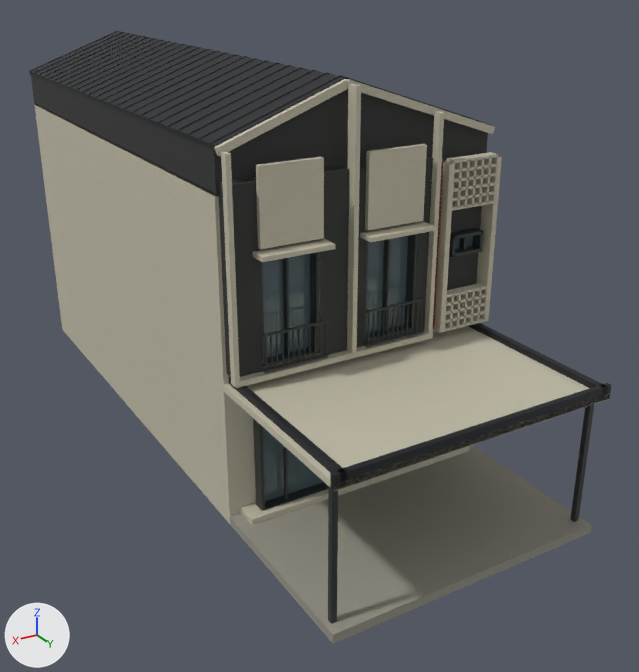
What one commit did to the glTF model assets/models/elmina-house/elmina-intermediate.glb.
Camera for both pictures: a camera (50 mm lens) standing at (9.29, 17.95, 10.7) and looking at (-0.69, 1.32, 2.38). The lights are fixed; the arrows at lower left show +X, +Y and +Z. The picture after the commit comes second.

Objects in the first picture: 'Charcoal facade', 'Graphite roof', 'Porch concrete', 'Powder coated frames', 'Smoked blue glazing', 'Warm ivory render' and 1 more.
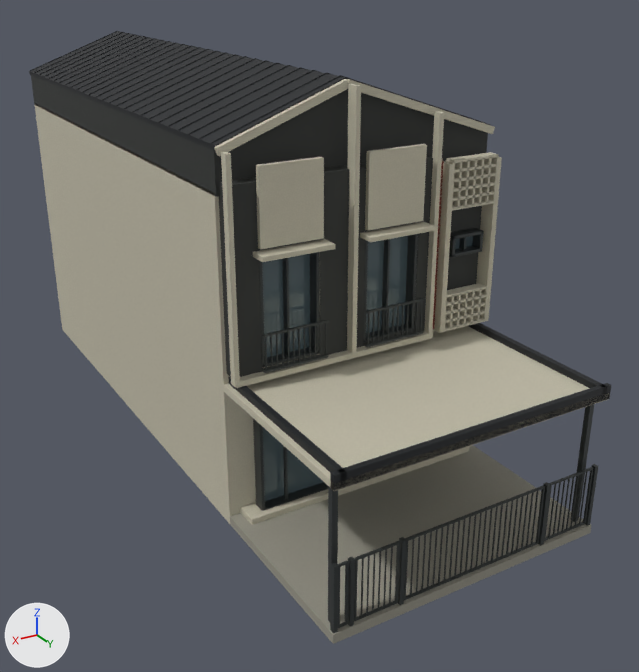
The edits, one by one:
Mesh me_cube is new.
It has 224 vertices, 336 faces and spans x 0.0..3.2, y -0.02..0.02, z 0.0..1.3.
It uses material mat_powder_coated_frames (dark grey #3c4040).
Mesh me_cube_030 is new.
It has 80 vertices, 120 faces and spans x -0.9..0.0, y -0.022..0.022, z 0.0..1.3.
It uses material mat_powder_coated_frames (dark grey #3c4040).
Mesh me_cube_040 is new.
It has 162 vertices, 252 faces and spans x -3.03..3.03, y 7.88..7.98, z 0.2..1.56.
It uses material mat_powder_coated_frames (dark grey #3c4040).
Object 'VehicleGate' (ob_vehiclegate) is new; it shows me_cube.
Its location is (-1.65, 7.93, 0.24).
Object 'PedestrianGate' (ob_pedestriangate) is new; it shows me_cube_030.
Its location is (2.59, 7.93, 0.24).
Object 'FrontBoundary' (ob_frontboundary) is new; it shows me_cube_040.
Its location is (0.0, 0.0, 0.0).

Boxes (x1, y1, x2, y2) around the edits, measured in the pictures (639 x 672 px):
'FrontBoundary', added
    after: (330, 464, 598, 634)
'VehicleGate', added
    after: (404, 485, 545, 600)
'PedestrianGate', added
    after: (354, 541, 400, 621)
